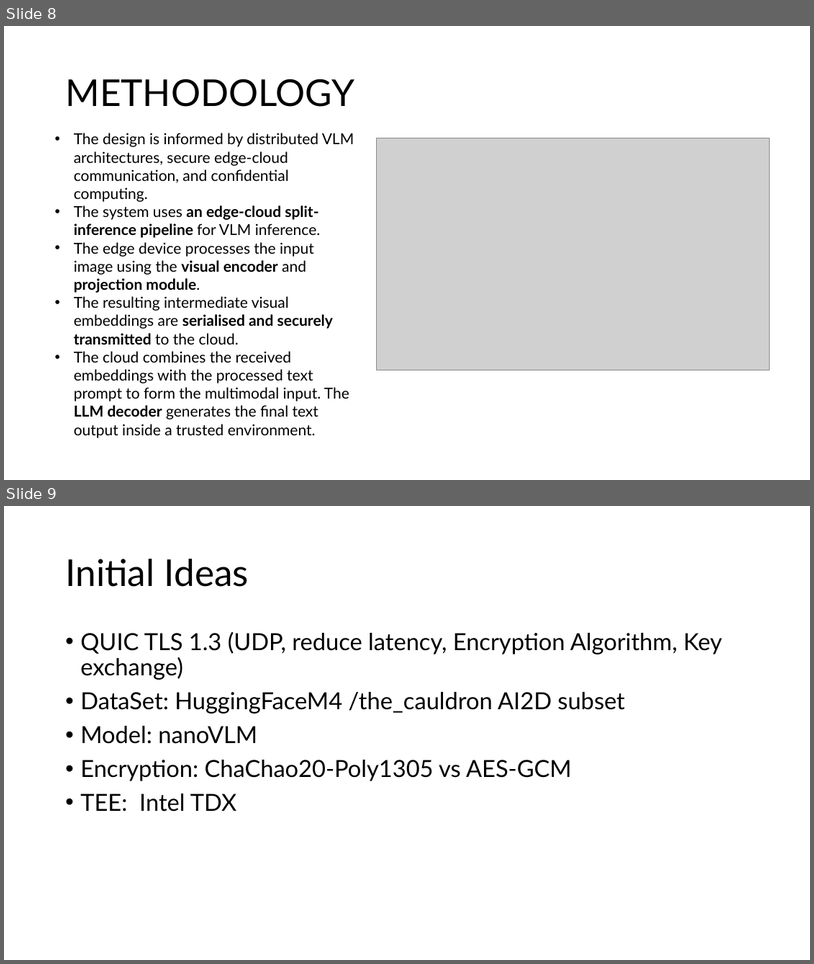
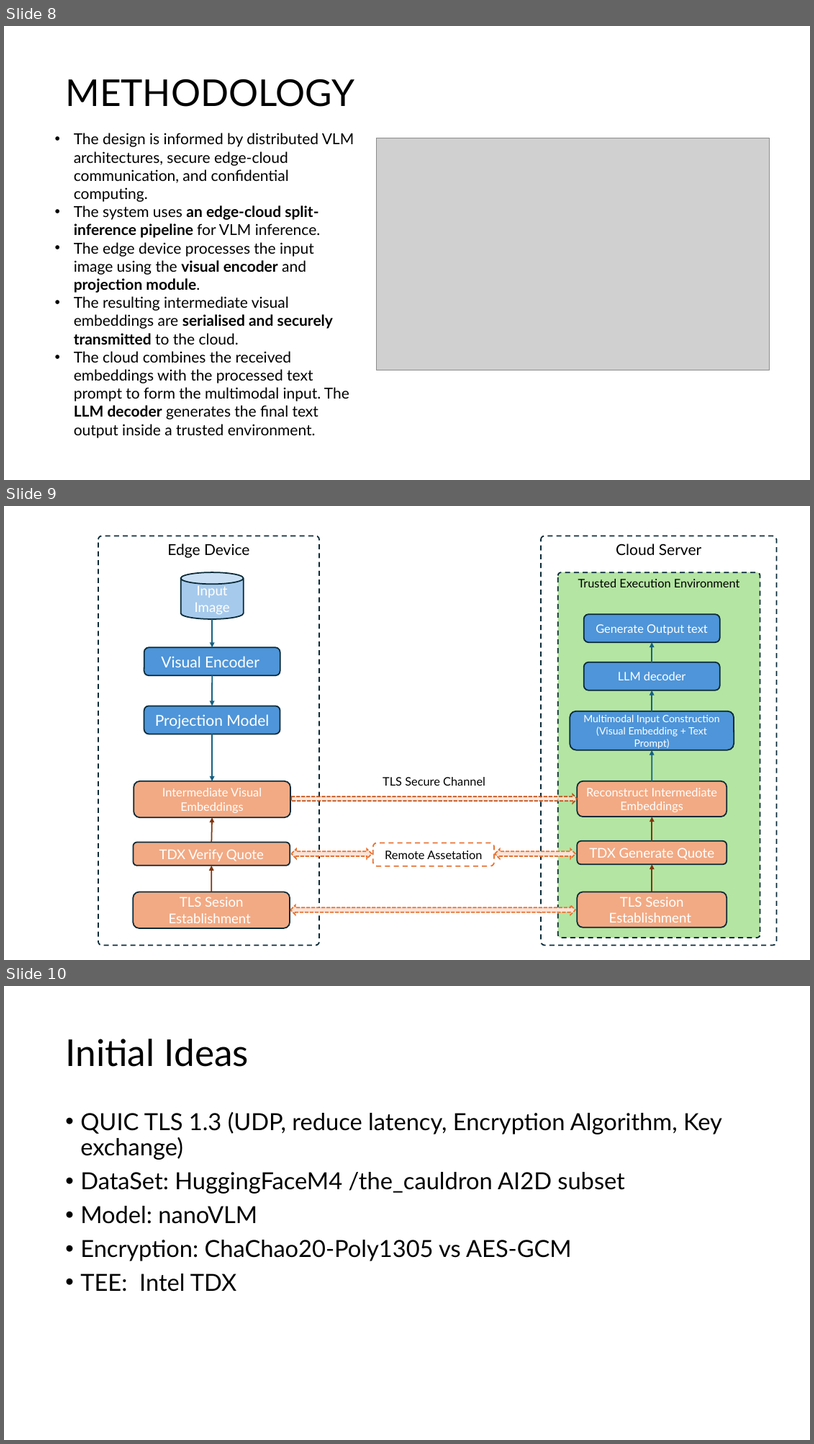
Before and after one commit to YMa10-ACS/CT5195-Master-capstone, a slide deck: Records/Literacture review.pptx. Shown one above the other, each under a label of ours: slides 8 and 9 before the commit, slides 8, 9 and 10 after it. The pictures are 814x964 and 814x1444 pixels, drawn with LibreOffice and Linux fonts; fonts in the diff are those of the drawing; grey boxes stand for pictures. Boxes give left, top, right and bottom in pixels: in the first picture for what was removed or moved away, otherwise in the second. Text is boxed around its words. In the diff, an @@ line names an element or a change of style, - is before the commit and + after.

```diff
--- a/Records/Literacture review.pptx
+++ b/Records/Literacture review.pptx
@@ slide 9 added at [4, 506, 810, 960], background #FFFFFF @@
@@ rounded rectangle added at [98, 536, 319, 944], outline #092A39 1.5 pt dashed, 18 pt, text #000000 @@
+Edge Device
@@ rounded rectangle added at [541, 536, 777, 944], outline #092A39 1.5 pt dashed, 18 pt, text #000000 @@
+Cloud Server
@@ cylinder added at [180, 572, 244, 619], fill #A6CAEC, outline #092A39 1.5 pt, 16 pt, text #FFFFFF @@
+Input Image
@@ rounded rectangle added at [558, 572, 760, 938], fill #B4E5A2, outline #092A39 1.5 pt dashed, 14 pt, text #000000 @@
+Trusted Execution Environment
@@ arrow added from (212, 619) to (212, 648), #156082 1.5 pt @@
@@ rounded rectangle added at [584, 614, 720, 642], fill #4E95D9, outline #092A39 1.5 pt, 14 pt, text #FFFFFF @@
+Generate Output text
@@ rounded rectangle added at [144, 648, 280, 675], fill #4E95D9, outline #092A39 1.5 pt, 18 pt, text #FFFFFF @@
+Visual Encoder
@@ arrow added from (653, 662) to (653, 642), #156082 1.5 pt @@
@@ arrow added from (212, 675) to (212, 705), #156082 1.5 pt @@
@@ rounded rectangle added at [584, 662, 720, 690], fill #4E95D9, outline #092A39 1.5 pt, 14 pt, text #FFFFFF @@
+LLM decoder
@@ arrow added from (653, 711) to (653, 690), #156082 1.5 pt @@
@@ rounded rectangle added at [144, 705, 280, 734], fill #4E95D9, outline #092A39 1.5 pt, 18 pt, text #FFFFFF @@
+Projection Model
@@ rounded rectangle added at [570, 711, 734, 750], fill #4E95D9, outline #092A39 1.5 pt, 12 pt, text #FFFFFF @@
+Multimodal Input Construction
+(Visual Embedding + Text Prompt)
@@ arrow added from (212, 734) to (212, 781), #156082 1.5 pt @@
@@ arrow added from (653, 781) to (653, 750), #156082 1.5 pt @@
@@ rounded rectangle added at [134, 781, 291, 818], fill #F2AA84, outline #092A39 1.5 pt, 14 pt, text #FFFFFF @@
+Intermediate Visual Embeddings
@@ text added at [383, 777, 486, 785], 14 pt, text #000000 @@
+TLS Secure Channel
@@ rounded rectangle added at [578, 781, 728, 817], fill #F2AA84, outline #092A39 1.5 pt, 14 pt, text #FFFFFF @@
+Reconstruct Intermediate Embeddings
@@ right arrow added at [291, 794, 578, 803], fill #FBE3D6 at 80% opacity, outline #C04F15 1.5 pt dashed @@
@@ arrow added from (211, 842) to (212, 818), #80350E 1.5 pt @@
@@ arrow added from (653, 841) to (653, 816), #80350E 1.5 pt @@
@@ rounded rectangle added at [134, 842, 290, 865], fill #F2AA84, outline #092A39 1.5 pt, 16 pt, text #FFFFFF @@
+TDX Verify Quote
@@ left right arrow added at [291, 849, 372, 859], fill #FBE3D6, outline #E97132 1.5 pt dashed @@
@@ rounded rectangle added at [373, 842, 494, 866], fill #FFFFFF, outline #E97132 1.5 pt dashed, 14 pt, text #000000 @@
+Remote Assetation
@@ left right arrow added at [495, 849, 576, 859], fill #FBE3D6, outline #E97132 1.5 pt dashed @@
@@ rounded rectangle added at [578, 841, 728, 864], fill #F2AA84, outline #092A39 1.5 pt, 16 pt, text #FFFFFF @@
+TDX Generate Quote
@@ arrow added from (211, 891) to (211, 865), #80350E 1.5 pt @@
@@ arrow added from (653, 891) to (653, 864), #80350E 1.5 pt @@
@@ rounded rectangle added at [133, 891, 290, 928], fill #F2AA84, outline #092A39 1.5 pt, 16 pt, text #FFFFFF @@
+TLS Sesion Establishment
@@ rounded rectangle added at [578, 891, 728, 927], fill #F2AA84, outline #092A39 1.5 pt, 16 pt, text #FFFFFF @@
+TLS Sesion Establishment
@@ left right arrow added at [291, 905, 576, 914], fill #FBE3D6, outline #E97132 1.5 pt dashed @@
@@ what was slide 9 is now slide 10 @@
```
Also in this commit, not shown: 2 other files.
